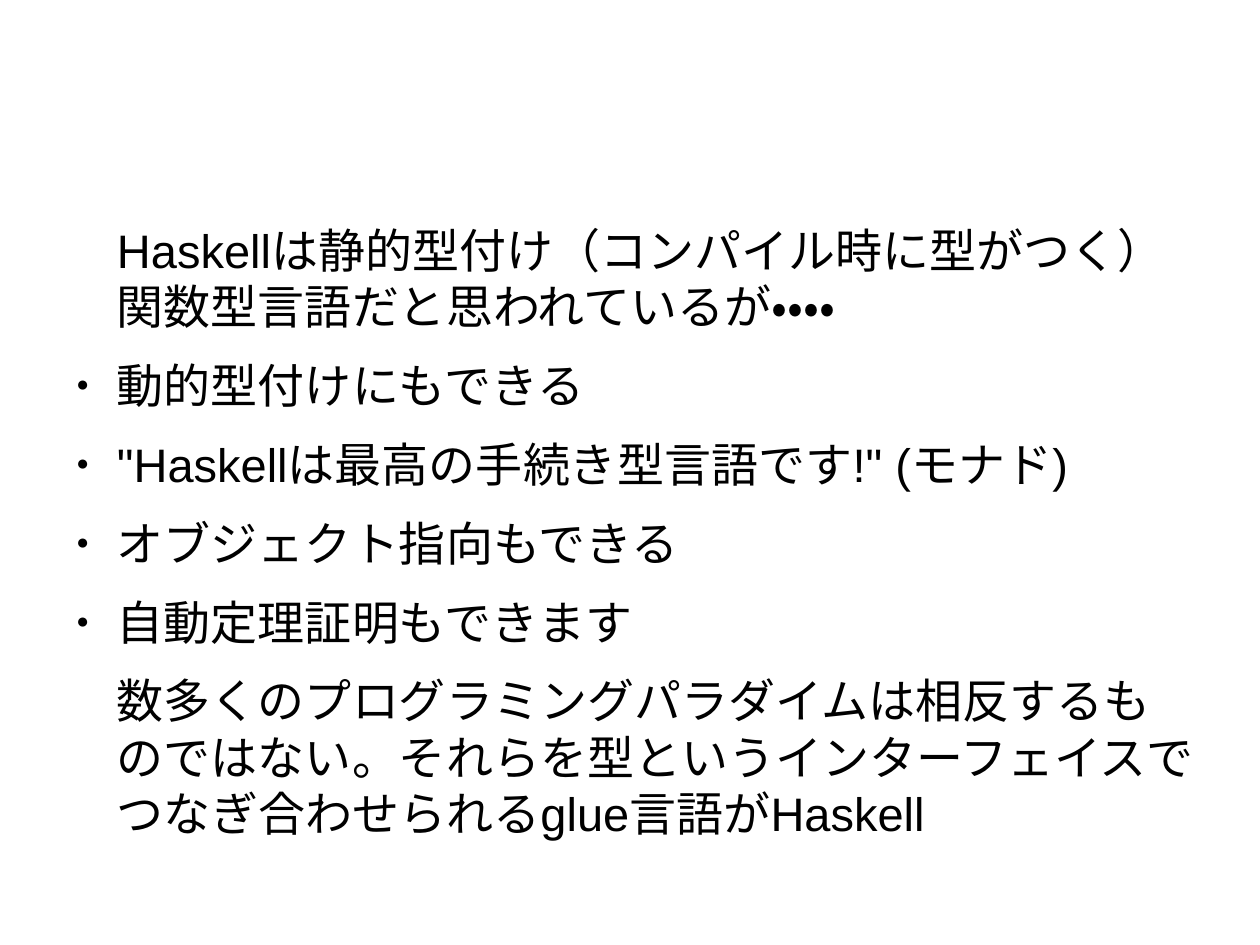
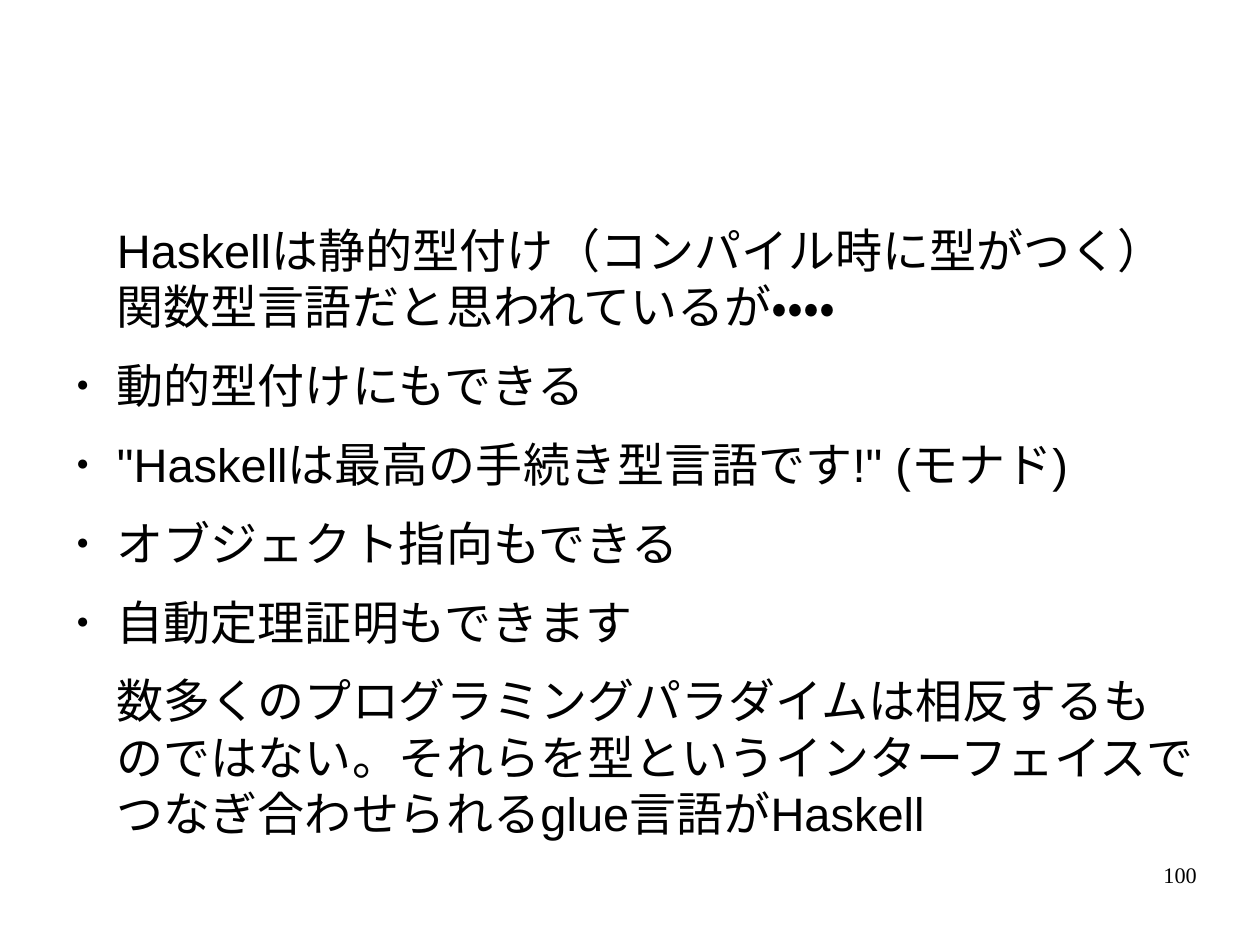
Before and after one commit to nushio3/learn-haskell, a slide deck: slide 100 of Tsukuba-2016.odp (slide 99 before the commit). Drawn at 1260x945 pixels with LibreOffice and Linux fonts; fonts in the diff are those of the drawing. Boxes give left, top, right and bottom in pixels: in the first picture for what was removed or moved away, otherwise in the second. Text is boxed around its words. In the diff, an @@ line names an element or a change of style, - is before the commit and + after.

```diff
--- a/Tsukuba-2016.odp
+++ b/Tsukuba-2016.odp
@@ page number added at bbox=[1163, 868, 1196, 884], 14 pt, text #000000 @@
+100
```
Also in this commit, not shown: 67 other slides changed, 1 slide added, 1 other file.
